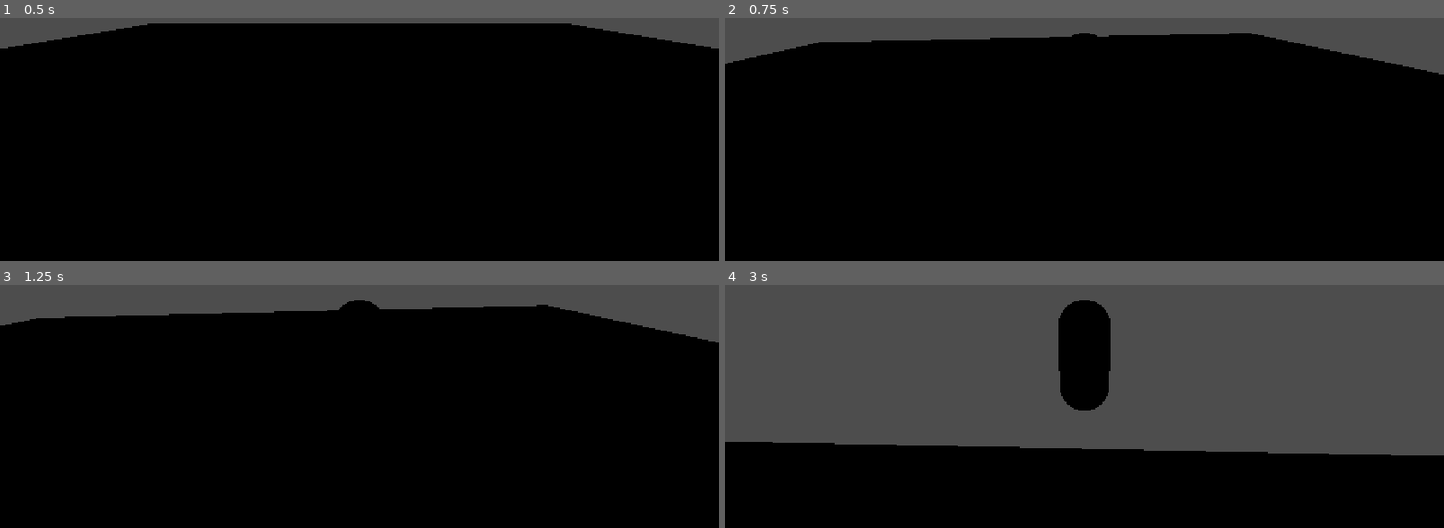
Above: before the commit, frames 1-4 (two rows, left to right).
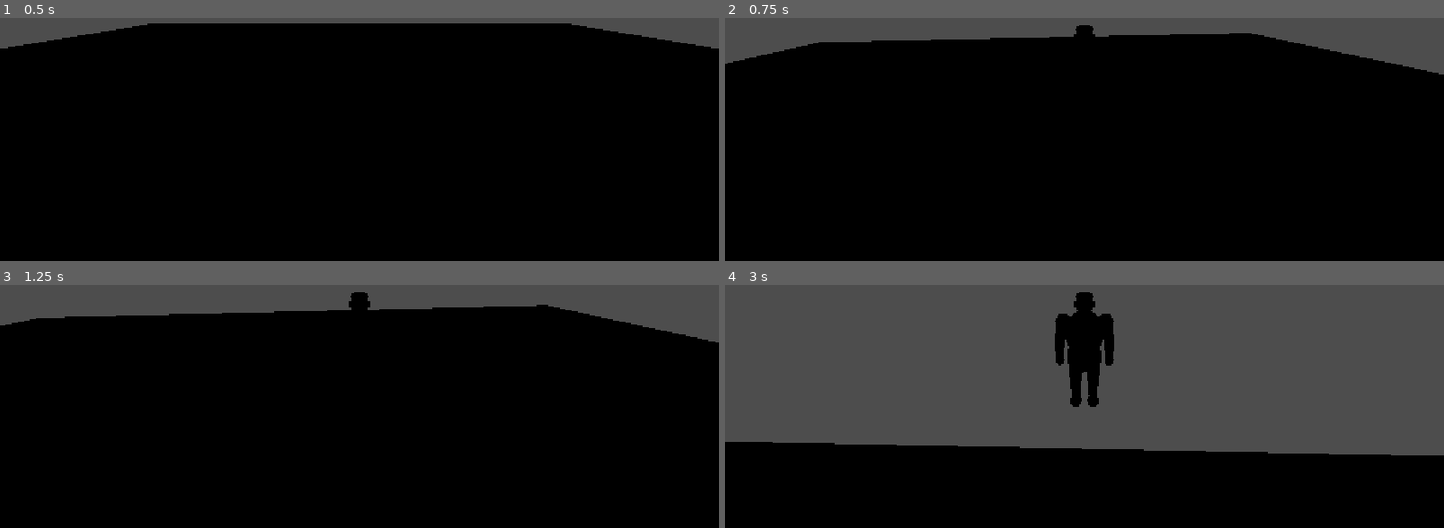
Above: after the commit, the same moments.

Repository: wallercody180505-lgtm/Black-Village
Game: Godot game, scene res://Scenes/world.tscn
Two runs of this game, one before a commit and one after it. Both use one fixed random seed, a clock stepped at 60 frames per second and the inputs below.
Inputs (mouse positions are in pixels of both pictures, inside the frame that each line leads up to):
- Up to frame 1 (0.5 s): no input
- Up to frame 2 (0.75 s): tap Enter (ui_accept) at 0.5 s; move the mouse to (1120, 56) at 0.52 s; hold W (move_forward) from 0.53 s (still down); hold Shift (sprint) from 0.53 s (still down)
- Up to frame 3 (1.25 s): keep holding W (move_forward); keep holding Shift (sprint); tap Enter (ui_accept) at 0.77 s
- Up to frame 4 (3 s): keep holding W (move_forward); move the mouse to (1048, 328) at 1.27 s; release Shift (sprint) at 1.28 s; tap Shift (sprint) at 1.35, 2.85 s; tap Enter (ui_accept) at 1.52 s; move the mouse to (1098, 319) at 2.02 s; hold Shift (sprint) 2.03-2.78 s; move the mouse to (1077, 333) at 2.77 s

Frame 1 is identical in both runs. In frame 2, less than 0.1% of the frame differs, in the area x 48-52%, y 2-8%; in frame 3, 0.1%; in frame 4, 1.1%, in the area x 45-55%, y 2-52%.

Commit message:
v0.3.0 - Add low-poly character model and materials

Diff:
--- /dev/null
+++ b/Assets/Materials/belt.tres
@@ -0,0 +1,4 @@
+[gd_resource type="StandardMaterial3D" format=3 uid="uid://ywy7oe5p3s4e"]
+
+[resource]
+albedo_color = Color(0.28627452, 0.19607843, 0.14509805, 1)
--- /dev/null
+++ b/Assets/Materials/belt_knot.tres
@@ -0,0 +1,4 @@
+[gd_resource type="StandardMaterial3D" format=3 uid="uid://cy6r4gaomatok"]
+
+[resource]
+albedo_color = Color(0.5803922, 0.4392157, 0.29803923, 1)
--- /dev/null
+++ b/Assets/Materials/eyes.tres
@@ -0,0 +1,5 @@
+[gd_resource type="StandardMaterial3D" format=3 uid="uid://dgikesbxeyh3b"]
+
+[resource]
+albedo_color = Color(0.46666667, 0.5529412, 0.5803922, 1)
+roughness = 0.5
--- /dev/null
+++ b/Assets/Materials/hair.tres
@@ -0,0 +1,4 @@
+[gd_resource type="StandardMaterial3D" format=3 uid="uid://nfkk6mbg4cvk"]
+
+[resource]
+albedo_color = Color(0.22352941, 0.16078432, 0.12156863, 1)
--- /dev/null
+++ b/Assets/Materials/loincloth.tres
@@ -0,0 +1,4 @@
+[gd_resource type="StandardMaterial3D" format=3 uid="uid://cspo6bciuqojc"]
+
+[resource]
+albedo_color = Color(0.4392157, 0.3137255, 0.22352941, 1)
--- /dev/null
+++ b/Assets/Materials/skin.tres
@@ -0,0 +1,6 @@
+[gd_resource type="StandardMaterial3D" format=3 uid="uid://cxqxbrqvteocw"]
+
+[resource]
+resource_name = "Skin"
+albedo_color = Color(0.7882353, 0.5882353, 0.44705883, 1)
+roughness = 0.9
--- a/Scenes/player.tscn
+++ b/Scenes/player.tscn
@@ -1,24 +1,16 @@
 [gd_scene format=3 uid="uid://bpys44bj0atqy"]
 
 [ext_resource type="Script" uid="uid://cqjqnay0ajs6t" path="res://Scripts/player.gd" id="1_v0iea"]
+[ext_resource type="PackedScene" uid="uid://crjohqoprcaqk" path="res://Assets/Characters/black_village_base_character.glb" id="2_cvnsp"]
 
 [sub_resource type="CapsuleShape3D" id="CapsuleShape3D_dov0a"]
 radius = 0.4
 height = 1.8
 
-[sub_resource type="CapsuleMesh" id="CapsuleMesh_clsjf"]
-radius = 0.4
-height = 1.8
-
-[sub_resource type="StandardMaterial3D" id="StandardMaterial3D_clsjf"]
-albedo_color = Color(0.32156864, 0.47843137, 0.35686275, 1)
-
-[sub_resource type="StandardMaterial3D" id="StandardMaterial3D_dov0a"]
-albedo_color = Color(1, 0, 0, 1)
-
-[sub_resource type="BoxMesh" id="BoxMesh_clsjf"]
-material = SubResource("StandardMaterial3D_dov0a")
-size = Vector3(0.2, 0.2, 0.2)
+[sub_resource type="StandardMaterial3D" id="StandardMaterial3D_cvnsp"]
+resource_name = "Skin"
+albedo_color = Color(0.7882353, 0.5882353, 0.44705883, 1)
+roughness = 0.9
 
 [node name="Player" type="CharacterBody3D" unique_id=1056000506]
 script = ExtResource("1_v0iea")
@@ -29,12 +21,12 @@
 
 [node name="PlayerMesh" type="MeshInstance3D" parent="." unique_id=1334616305]
 transform = Transform3D(1, 0, 0, 0, 1, 0, 0, 0, 1, 0, 0.9, 0)
-mesh = SubResource("CapsuleMesh_clsjf")
-surface_material_override/0 = SubResource("StandardMaterial3D_clsjf")
 
-[node name="Nose" type="MeshInstance3D" parent="PlayerMesh" unique_id=101392039]
-transform = Transform3D(1, 0, 0, 0, 1, 0, 0, 0, 1, 0, 0.3, -0.4)
-mesh = SubResource("BoxMesh_clsjf")
+[node name="CharacterModel" parent="PlayerMesh" unique_id=1578698929 instance=ExtResource("2_cvnsp")]
+transform = Transform3D(1, 0, 0, 0, 1, 0, 0, 0, 1, 0, -0.9, 0)
+
+[node name="Torso" parent="PlayerMesh/CharacterModel/world" parent_id_path=PackedInt32Array(1578698929, 451746866) index="0" unique_id=1845101311]
+material_override = SubResource("StandardMaterial3D_cvnsp")
 
 [node name="CameraPivot" type="Node3D" parent="." unique_id=286548491]
 transform = Transform3D(1, 0, 0, 0, 1, 0, 0, 0, 0.99999994, 0, 1.4, 0)
@@ -44,3 +36,5 @@
 spring_length = 4.0
 
 [node name="Camera3D" type="Camera3D" parent="CameraPivot/CameraArm" unique_id=1632827673]
+
+[editable path="PlayerMesh/CharacterModel"]
--- a/Scripts/player.gd
+++ b/Scripts/player.gd
@@ -10,7 +10,7 @@
 
 @onready var camera_pivot: Node3D = $CameraPivot
 @onready var camera_arm: SpringArm3D = $CameraPivot/CameraArm
-@onready var player_mesh: MeshInstance3D = $PlayerMesh
+@onready var player_mesh: Node3D = $PlayerMesh/CharacterModel
 
 func _ready() -> void:
 	Input.mouse_mode = Input.MOUSE_MODE_CAPTURED
Binary file added: Assets/Characters/black_village_base_character.glb
Not shown, added: Assets/Characters/black_village_base_character.glb.import
